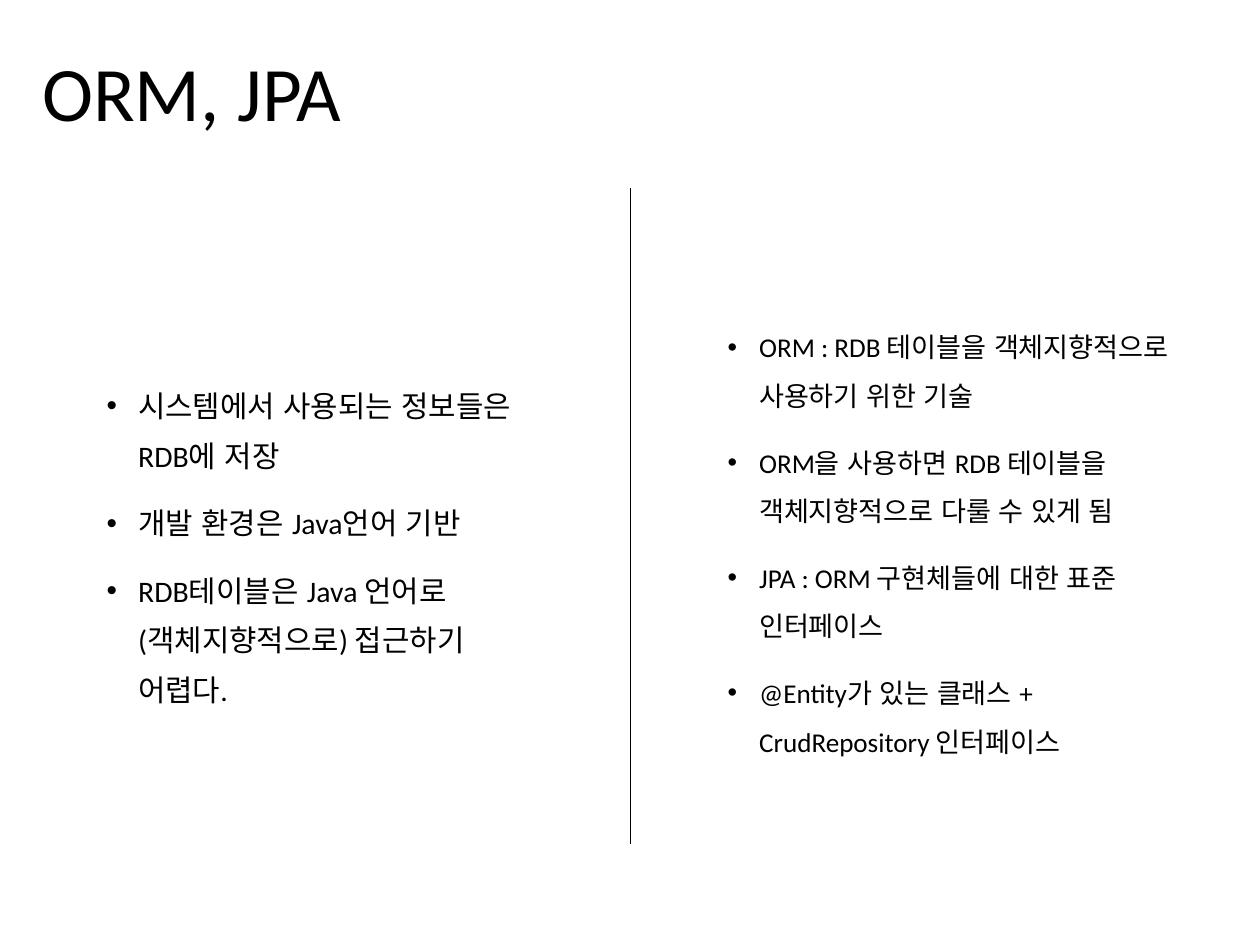
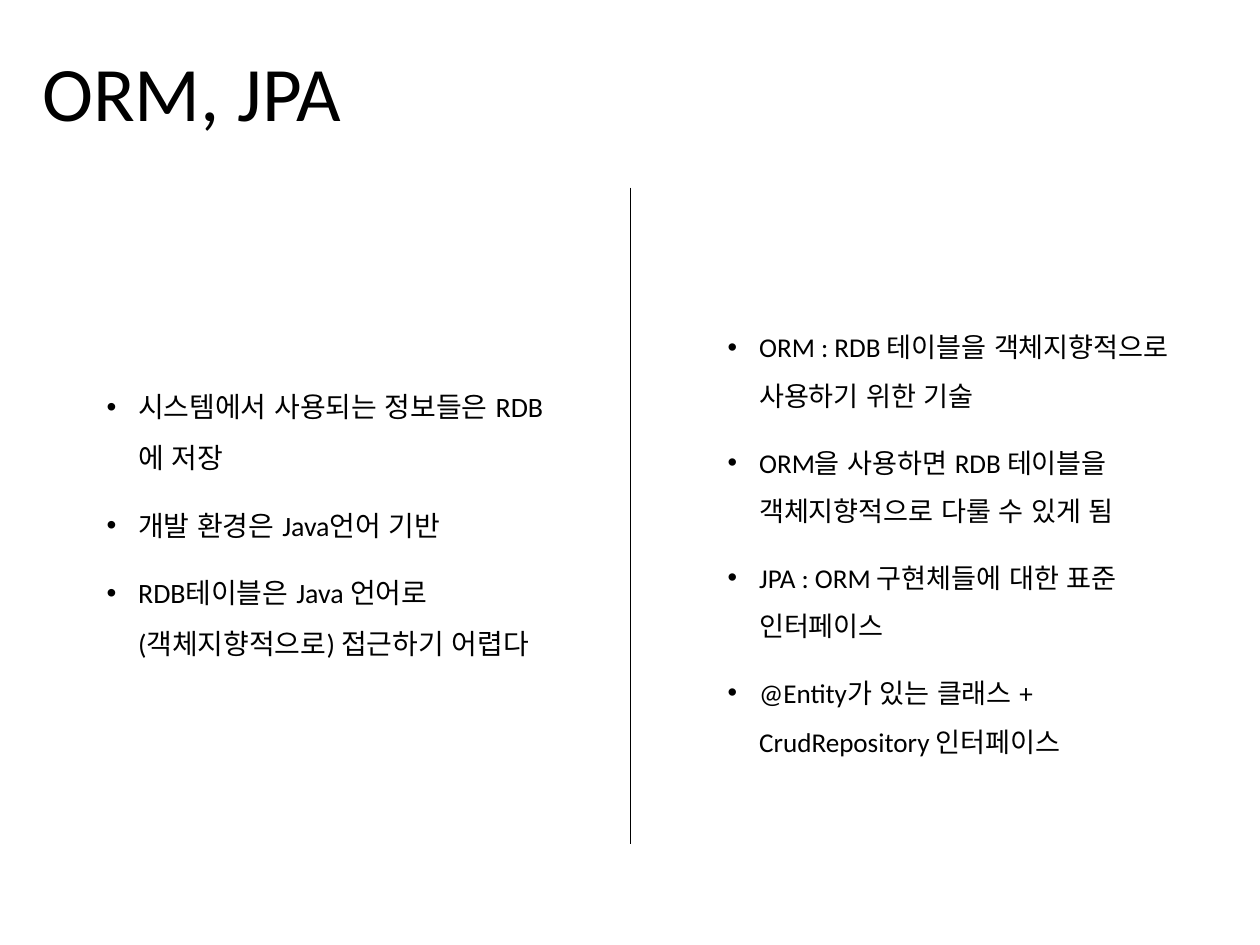
Before and after one commit to jisukim97/ChemicalManagementApplication, a slide deck: slide 3 of Document/2_Software Architect Documentation/Software Architecture Documentation 1.0.pptx. Drawn at 1260x945 pixels with LibreOffice and Linux fonts; fonts in the diff are those of the drawing. Boxes give left, top, right and bottom in pixels: in the first picture for what was removed or moved away, otherwise in the second. Text is boxed around its words. In the diff, an @@ line names an element or a change of style, - is before the commit and + after.

```diff
--- a/Document/2_Software Architect Documentation/Software Architecture Documentation 1.0.pptx
+++ b/Document/2_Software Architect Documentation/Software Architecture Documentation 1.0.pptx
@@ text at (138, 394, 488, 539): size 17 to 16 pt in "시스템에서 사용되는 정보들은 RDB에 저장", "개발 환경은 Java언어 기반"; line spacing 1.4 to 1.5 @@
@@ text at (138, 580, 529, 658): text changed; size 17 to 16 pt @@
-• RDB테이블은 Java 언어로(객체지향적으로) 접근하기 어렵다.
+• RDB테이블은 Java 언어로(객체지향적으로) 접근하기 어렵다
```
Also in this commit, not shown: 7 other slides changed, 2 slides added, 1 other file.
